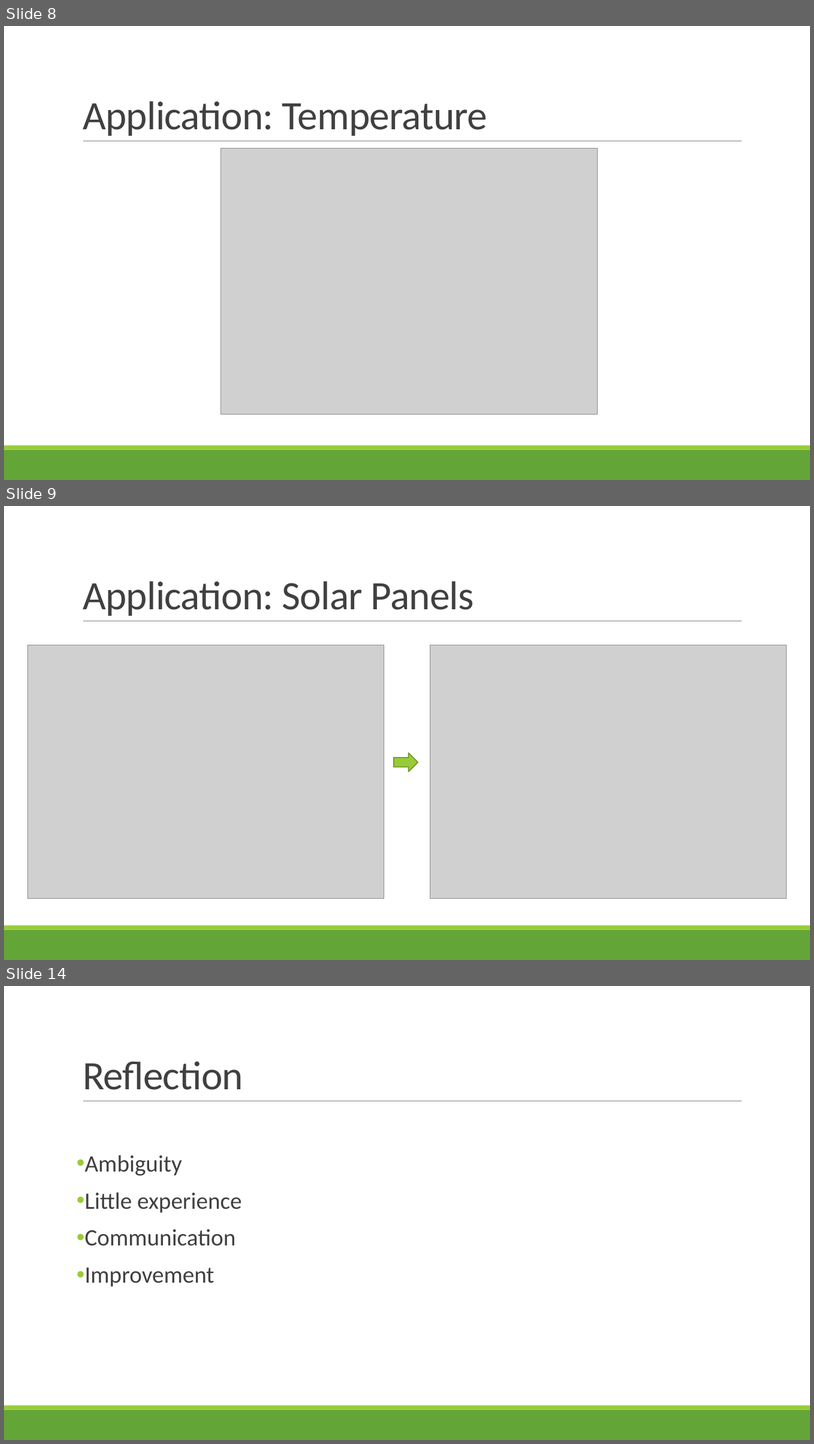
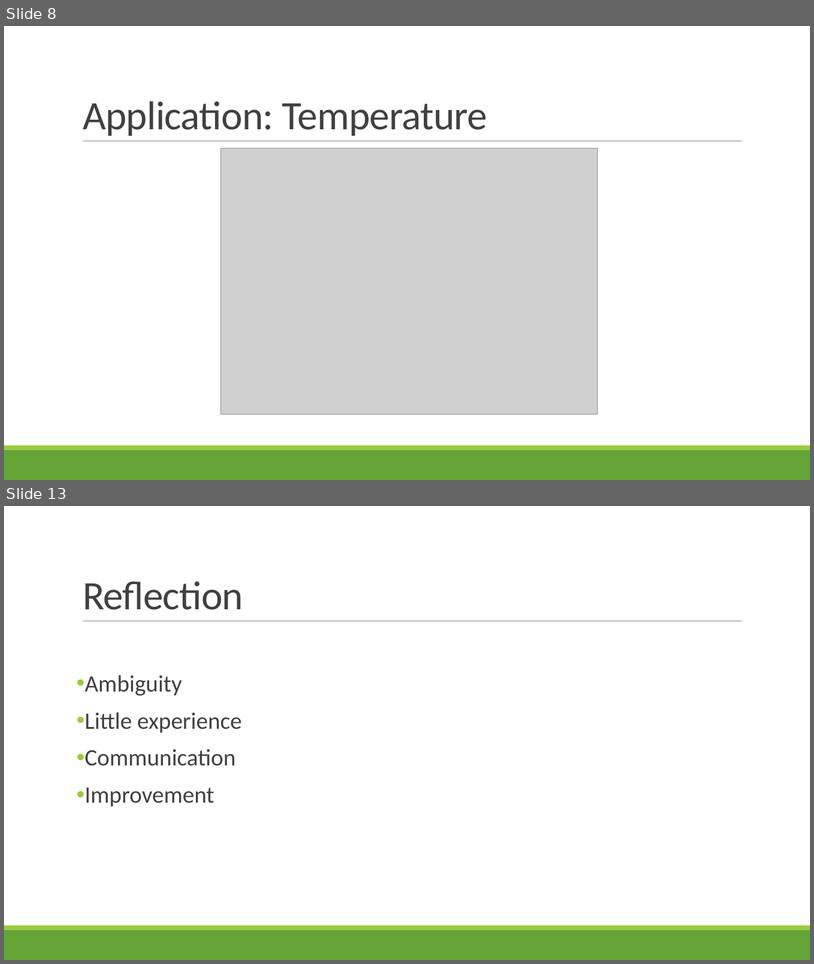
Before and after one commit to shossains/OOPProject, a slide deck: PpGoGreen.pptx. Shown one above the other, each under a label of ours: slides 8, 9 and 14 before the commit, slides 8 and 13 after it; the slides between them are not shown. The pictures are 814x1444 and 814x964 pixels, drawn with LibreOffice and Linux fonts; fonts in the diff are those of the drawing; grey boxes stand for pictures. Boxes give left, top, right and bottom in pixels: in the first picture for what was removed or moved away, otherwise in the second. Text is boxed around its words. In the diff, an @@ line names an element or a change of style, - is before the commit and + after.

Commit message:
Replace PpGoGreen.pptx, add screenshots to stats, achievements and personal settings

```diff
--- a/PpGoGreen.pptx
+++ b/PpGoGreen.pptx
@@ slide 9 removed at [4, 506, 810, 960], background #FFFFFF; not listed: 3 template elements that a slide beside it also shows @@
@@ title removed at [83, 581, 474, 616] @@
-Application: Solar Panels
@@ picture removed at [27, 645, 384, 898] @@
@@ picture removed at [431, 645, 787, 898] @@
@@ right arrow removed at [393, 753, 418, 772] @@
@@ what was slide 14 is now slide 13 @@
```
Also in this commit, not shown: 4 slides changed.
